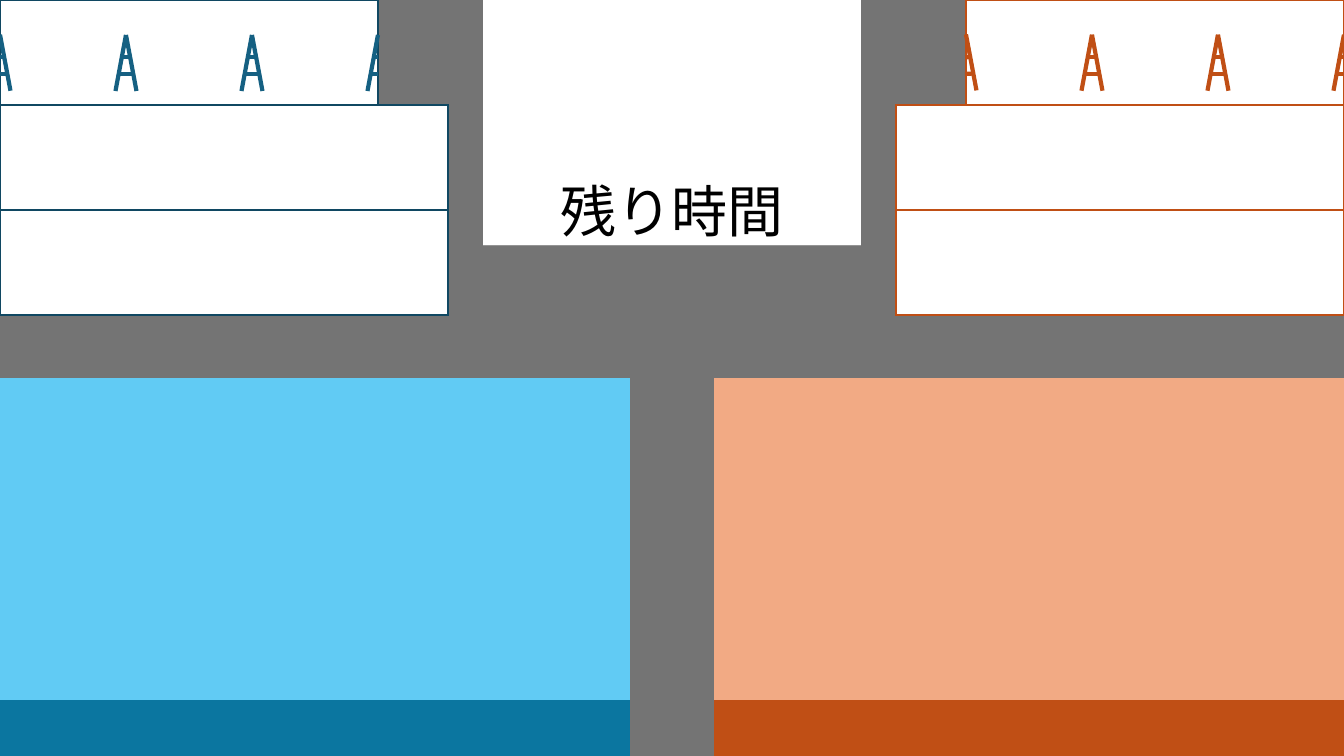
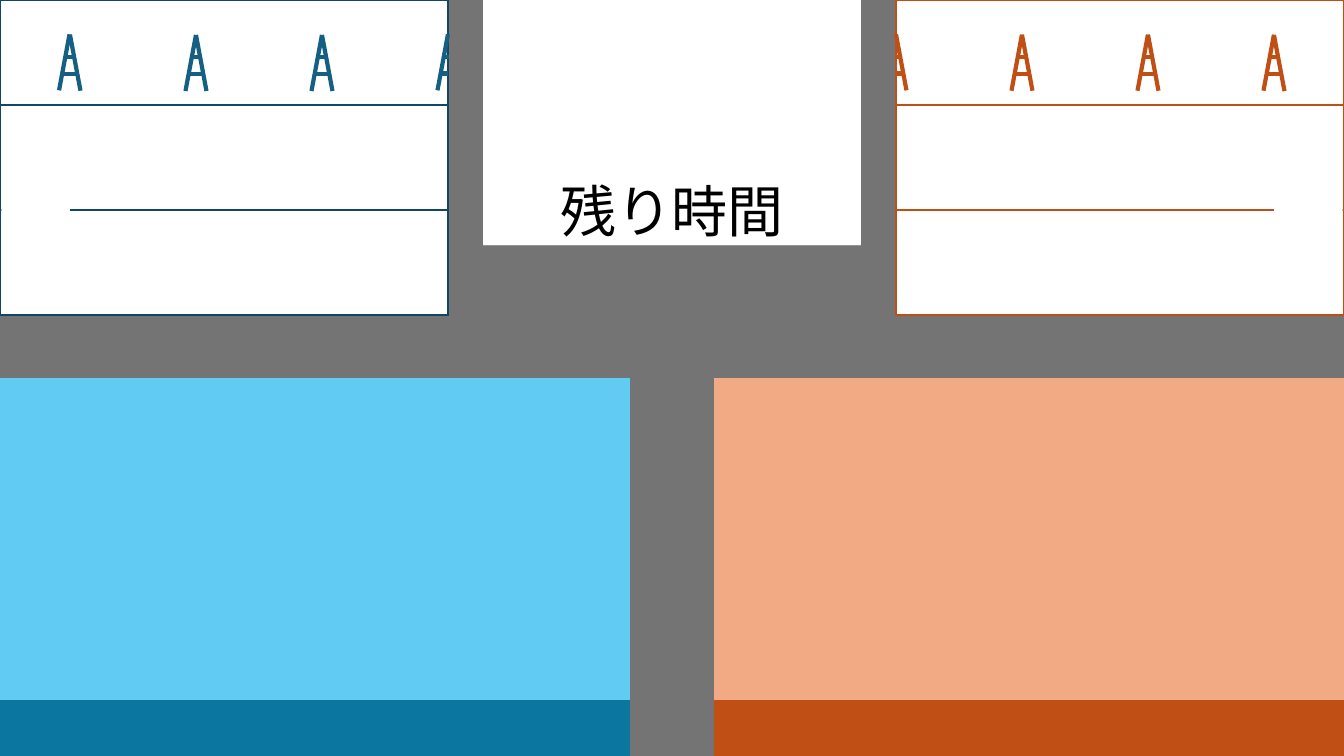
Before and after one commit to tumunute/f3rc2024_display, a slide deck: slide 1 of f3rc2025/pptx/background.pptx. Drawn at 1344x756 pixels with LibreOffice and Linux fonts; fonts in the diff are those of the drawing. Boxes give left, top, right and bottom in pixels: in the first picture for what was removed or moved away, otherwise in the second. Text is boxed around its words. In the diff, an @@ line names an element or a change of style, - is before the commit and + after.

```diff
--- a/f3rc2025/pptx/background.pptx
+++ b/f3rc2025/pptx/background.pptx
@@ rectangle resized from (x1=0, y1=0, x2=378, y2=105) to (x1=0, y1=0, x2=448, y2=105) @@
@@ rectangle resized from (x1=966, y1=0, x2=1344, y2=105) to (x1=896, y1=0, x2=1344, y2=105) @@
@@ line added from (59, 91) to (70, 34), #156082 3 pt @@
@@ line moved from (5, 57) - (0, 57) to (76, 57) - (65, 57) @@
@@ 12 lines moved together from (x1=0, y1=34, x2=378, y2=91) to (x1=70, y1=34, x2=450, y2=91) @@
@@ 12 lines moved together from (x1=965, y1=34, x2=1344, y2=91) to (x1=895, y1=34, x2=1274, y2=91) @@
@@ line moved from (1344, 57) - (1339, 57) to (1279, 57) - (1269, 57) @@
@@ line added from (1285, 91) to (1274, 35), #C04F15 3 pt @@
@@ line moved from (7, 74) - (0, 74) to (77, 74) - (63, 74) @@
@@ line moved from (1344, 74) - (1337, 74) to (1281, 74) - (1266, 74) @@
@@ rectangle added at (x1=1, y1=119, x2=70, y2=304), fill #FFFFFF @@
@@ rectangle added at (x1=1274, y1=114, x2=1343, y2=299), fill #FFFFFF @@
```
Also in this commit, not shown: 5 other files.
